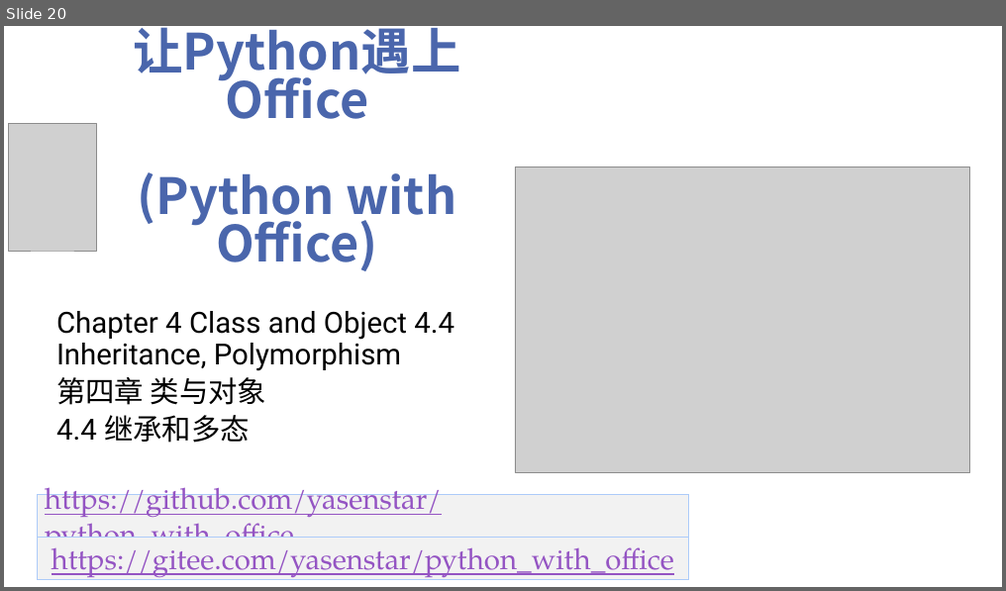
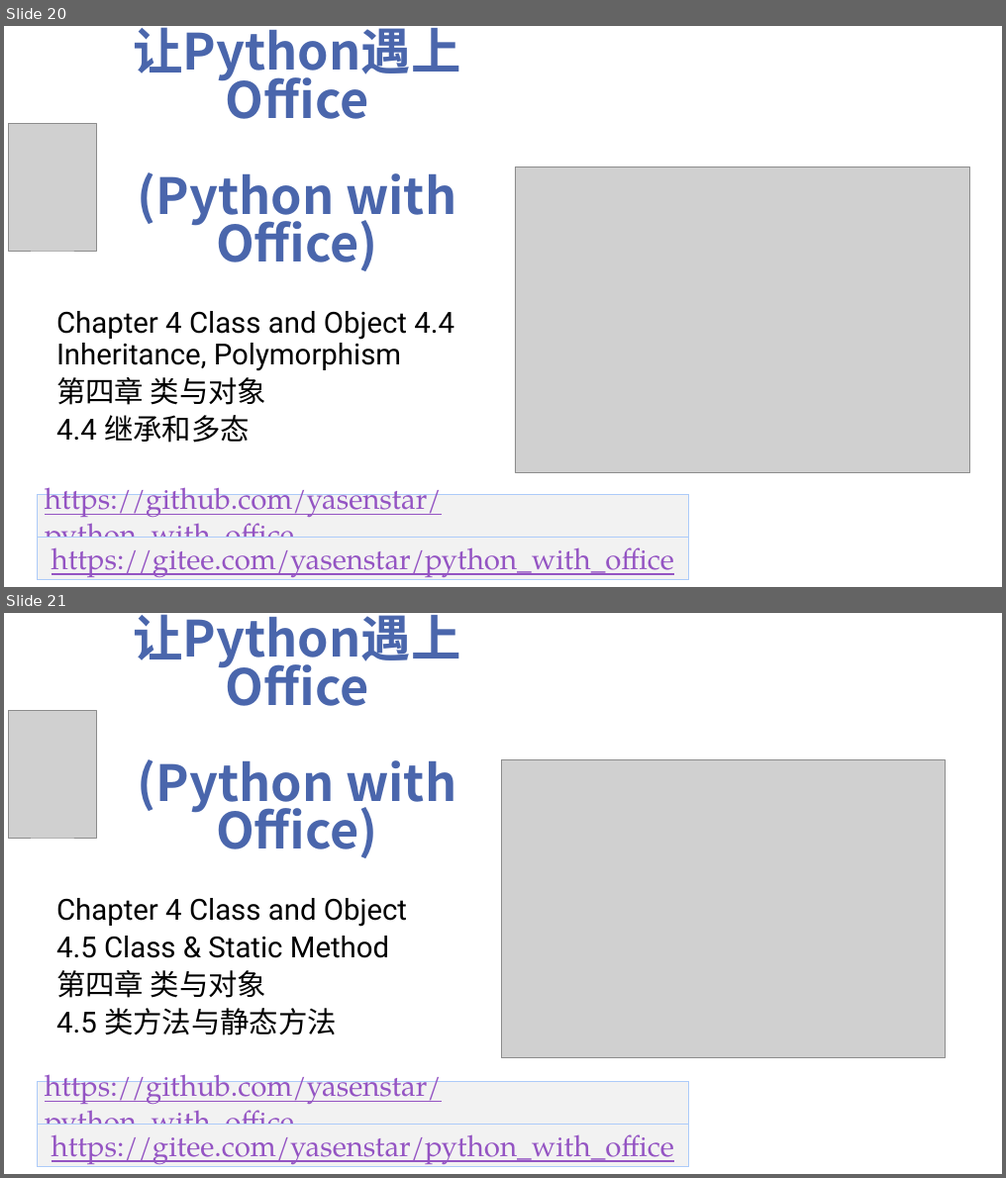
Before and after one commit to yasenstar/python_with_office, a slide deck: Video_Covers.pptx. Shown one above the other, each under a label of ours: slide 20 before the commit, slides 20 and 21 after it. The pictures are 1006x591 and 1006x1178 pixels, drawn with LibreOffice and Linux fonts; fonts in the diff are those of the drawing; grey boxes stand for pictures; background and template pictures are left out. Boxes give left, top, right and bottom in pixels: in the first picture for what was removed or moved away, otherwise in the second. Text is boxed around its words. In the diff, an @@ line names an element or a change of style, - is before the commit and + after.

```diff
--- a/Video_Covers.pptx
+++ b/Video_Covers.pptx
@@ slide 21 added at <box>4,613,1002,1174</box>, background picture (left out) @@
@@ title added at <box>133,614,460,859</box>, 48 pt, text #4A66AC, bold @@
+让Python遇上Office
+(Python with Office)
@@ picture added at <box>9,710,96,838</box> @@
@@ picture added at <box>501,760,945,1059</box> @@
@@ subtitle added at <box>56,898,407,1036</box>, 28 pt, text #000000 @@
+Chapter 4 Class and Object
+4.5 Class & Static Method
+第四章 类与对象
+4.5 类方法与静态方法
@@ rectangle added at <box>37,1081,688,1124</box>, fill #F2F2F2, outline #ACCBF9 0.75 pt, 28 pt, text #9454C3, underline @@
+https://github.com/yasenstar/python_with_office
@@ rectangle added at <box>37,1124,688,1167</box>, fill #F2F2F2, outline #ACCBF9 0.75 pt, 28 pt, text #9454C3, underline @@
+https://gitee.com/yasenstar/python_with_office
```
Also in this commit, not shown: 6 other files.
